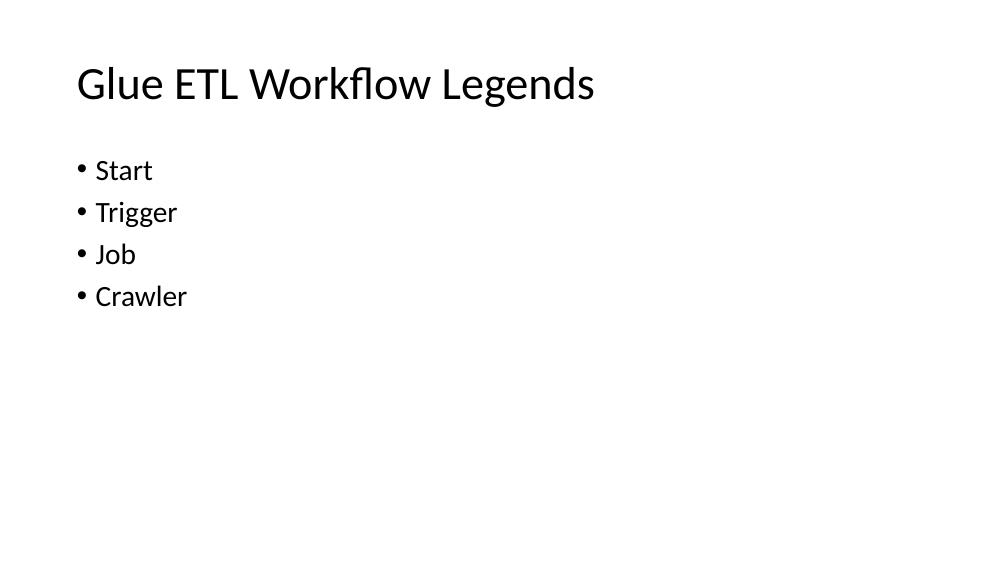
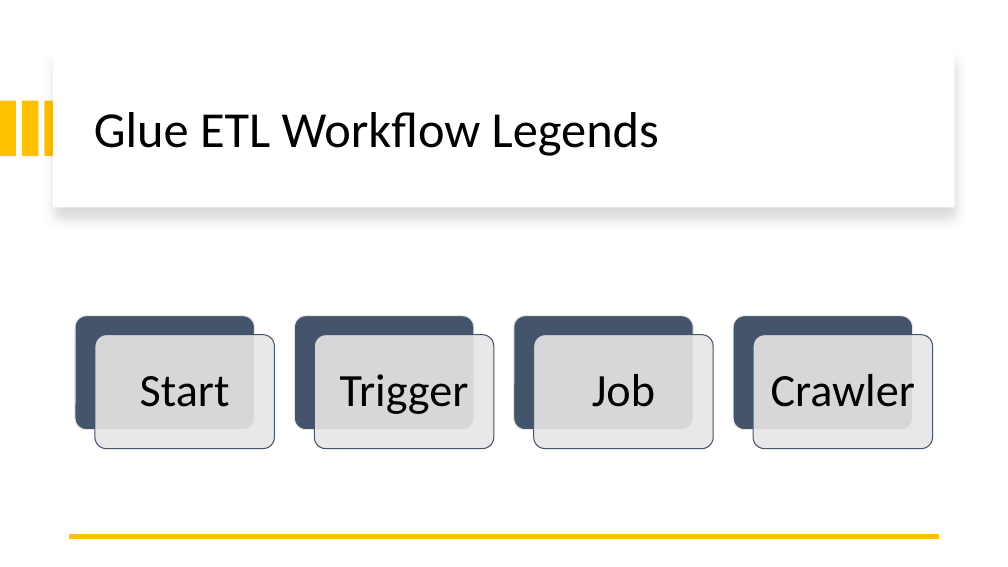
Before and after one commit to kunaldas926/ppt, a slide deck: slide 25 of Presentation1.pptx (slide 18 before the commit). Drawn at 1008x567 pixels with LibreOffice and Linux fonts; fonts in the diff are those of the drawing. Boxes give left, top, right and bottom in pixels: in the first picture for what was removed or moved away, otherwise in the second. Text is boxed around its words. In the diff, an @@ line names an element or a change of style, - is before the commit and + after.

```diff
--- a/Presentation1.pptx
+++ b/Presentation1.pptx
@@ rectangle added at bbox=[53, 51, 955, 207], fill #FFFFFF @@
@@ title "Glue ETL Workflow Legends": place and size @@
-title "Glue ETL Workflow Legends" at bbox=[77, 67, 595, 107]
+title "Glue ETL Workflow Legends" at bbox=[94, 112, 659, 156]
@@ title "Glue ETL Workflow Legends" at bbox=[94, 112, 659, 156]: size 44 to 48 pt @@
@@ rectangle added at bbox=[0, 101, 16, 157], fill #FFC000 @@
@@ rectangle added at bbox=[22, 101, 38, 157], fill #FFC000 @@
@@ rectangle added at bbox=[45, 101, 60, 157], fill #FFC000 @@
@@ text removed at bbox=[96, 161, 188, 307] @@
-• Start
-• Trigger
-• Job
-• Crawler
@@ group added at bbox=[75, 316, 932, 449]: 8 rounded rectangles, 4 texts @@
+Start
+Trigger
+Job
+Crawler
@@ line added from (939, 536) to (70, 536), #FFC000 4.5 pt @@
```
Also in this commit, not shown: 19 other slides changed, 23 slides added.
